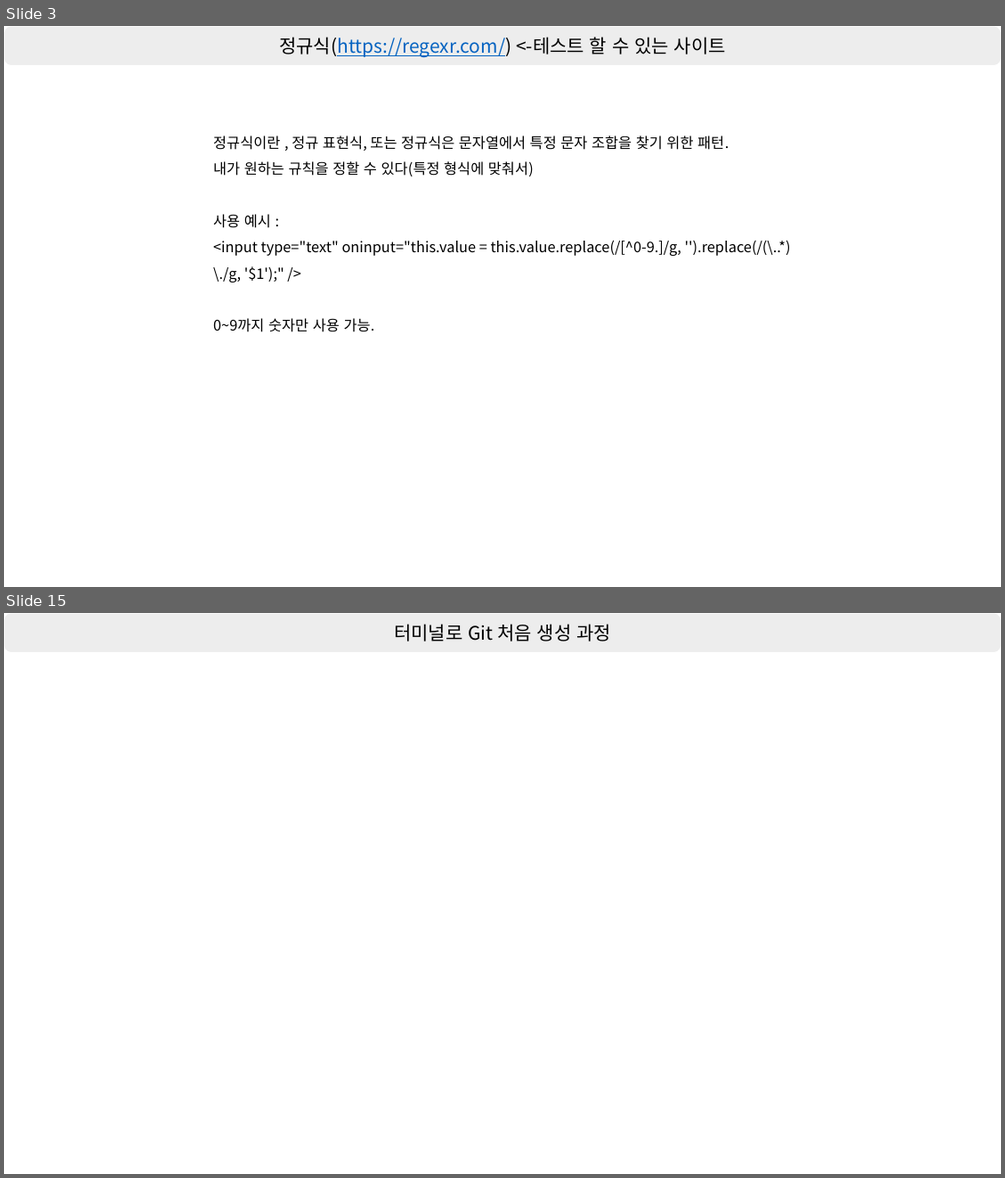
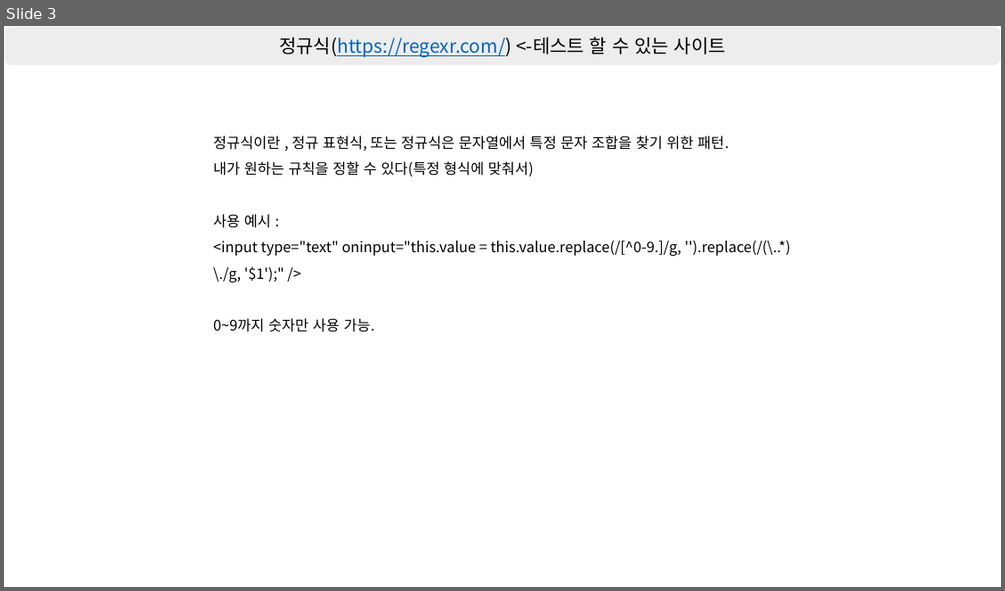
Before and after one commit to shchoichoko/web, a slide deck: Day2/강의 정리.pptx. Shown one above the other, each under a label of ours: slides 3 and 15 before the commit, slide 3 after it; the slides between them are not shown. The pictures are 1005x1178 and 1005x591 pixels, drawn with LibreOffice and Linux fonts; fonts in the diff are those of the drawing. Boxes give left, top, right and bottom in pixels: in the first picture for what was removed or moved away, otherwise in the second. Text is boxed around its words. In the diff, an @@ line names an element or a change of style, - is before the commit and + after.

```diff
--- a/Day2/강의 정리.pptx
+++ b/Day2/강의 정리.pptx
@@ slide 15 removed at box(4, 613, 1001, 1174), background #FFFFFF @@
@@ rounded rectangle removed at box(4, 613, 1001, 653) @@
-터미널로 Git 처음 생성 과정
```
Also in this commit, not shown: 10 slides changed, 9 slides added, 3 other slides removed, 3 other files.
